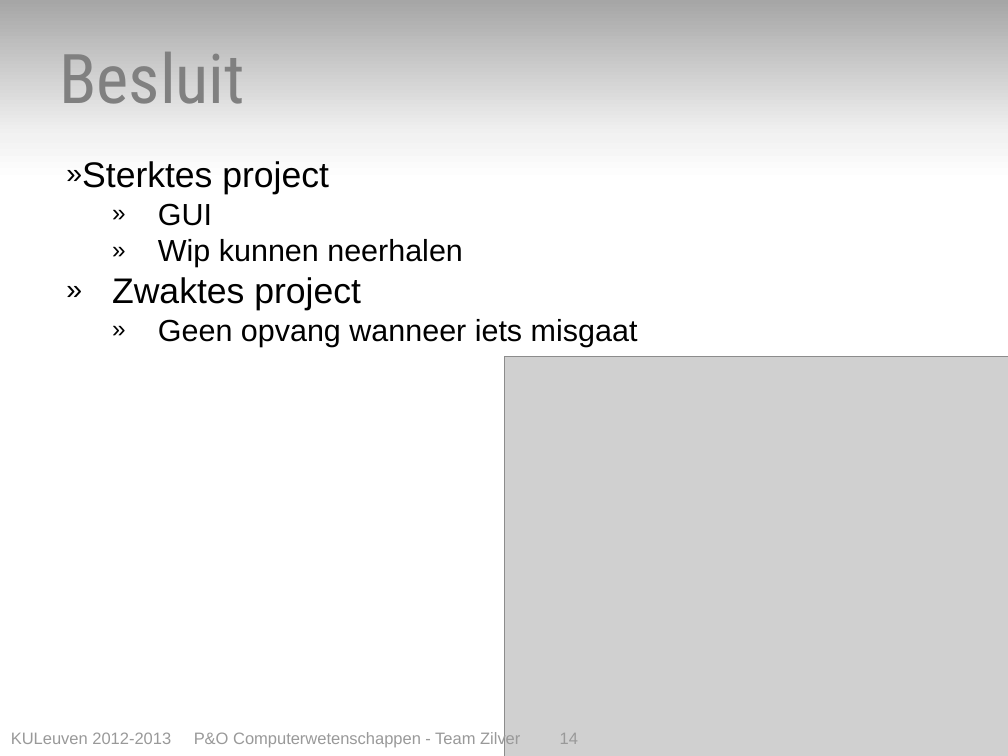
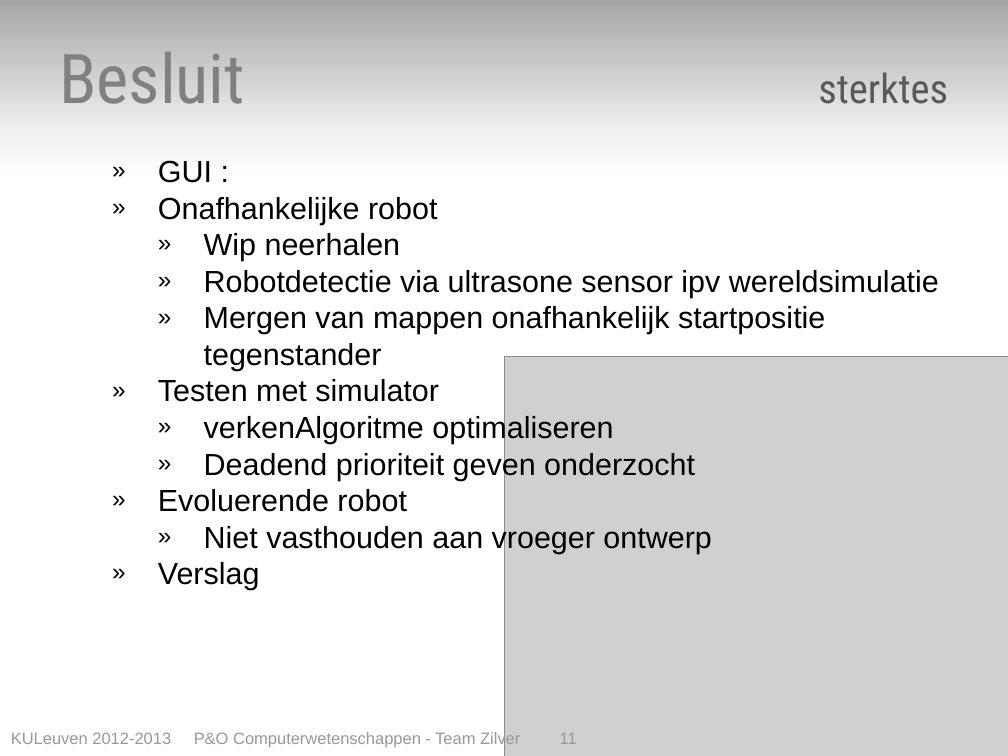
Before and after one commit to toonn/SilverSurfer, a slide deck: slide 11 of SilverSurferVerslag/Presentatie/Presentatie eindverslag - team zilver.pptx (slide 14 before the commit). Drawn at 1008x756 pixels with LibreOffice and Linux fonts; fonts in the diff are those of the drawing; grey boxes stand for pictures. Boxes give left, top, right and bottom in pixels: in the first picture for what was removed or moved away, otherwise in the second. Text is boxed around its words. In the diff, an @@ line names an element or a change of style, - is before the commit and + after.

```diff
--- a/SilverSurferVerslag/Presentatie/Presentatie eindverslag - team zilver.pptx
+++ b/SilverSurferVerslag/Presentatie/Presentatie eindverslag - team zilver.pptx
@@ text at [59,52,948,104]: text changed; size 54 to 32 pt; text colour #808080 to #595959 @@
-Besluit
+Besluit sterktes
@@ text at [158,160,939,590]: text changed @@
-» Sterktes project
-    » GUI
-    » Wip kunnen neerhalen
-  » Zwaktes project
-    » Geen opvang wanneer iets misgaat
+    » GUI :
+    » Onafhankelijke robot
+      » Wip neerhalen
+      » Robotdetectie via ultrasone sensor ipv wereldsimulatie
+      » Mergen van mappen onafhankelijk startpositie tegenstander
+    » Testen met simulator
+      » verkenAlgoritme optimaliseren
+      » Deadend prioriteit geven onderzocht
+    » Evoluerende robot
+      » Niet vasthouden aan vroeger ontwerp
+    » Verslag
@@ text at [11,731,577,748]: text changed @@
-KULeuven 2012-2013 P&O Computerwetenschappen - Team Zilver 14
+KULeuven 2012-2013 P&O Computerwetenschappen - Team Zilver 11
```
Also in this commit, not shown: 6 other slides changed, 3 slides added, 3 slides removed.
